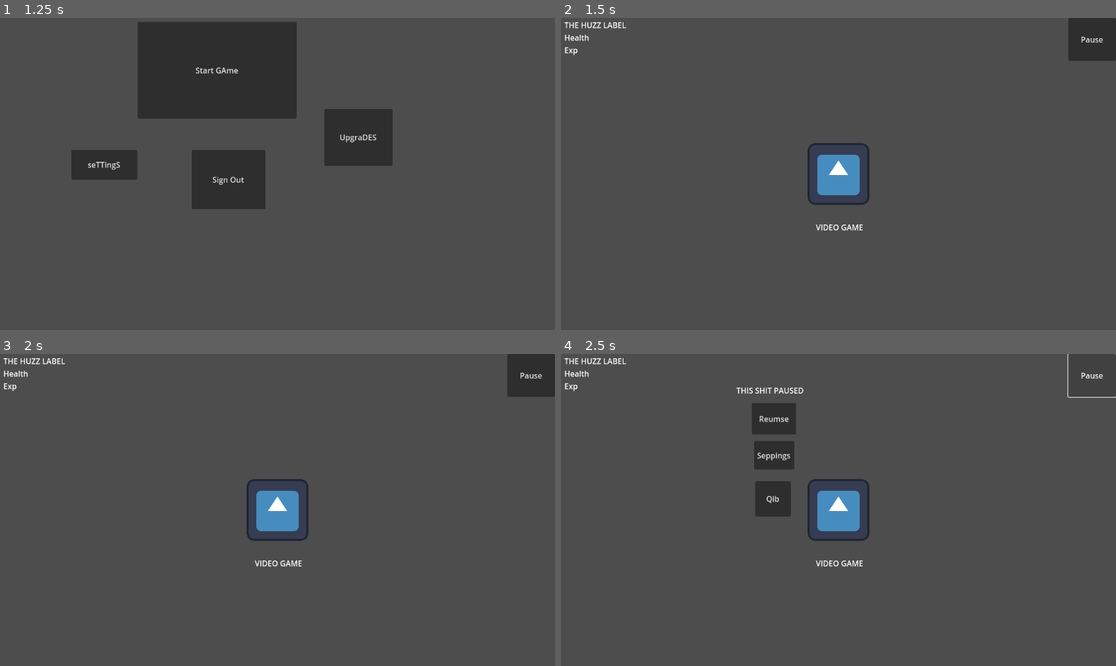
Above: before the commit, frames 1-4 (two rows, left to right).
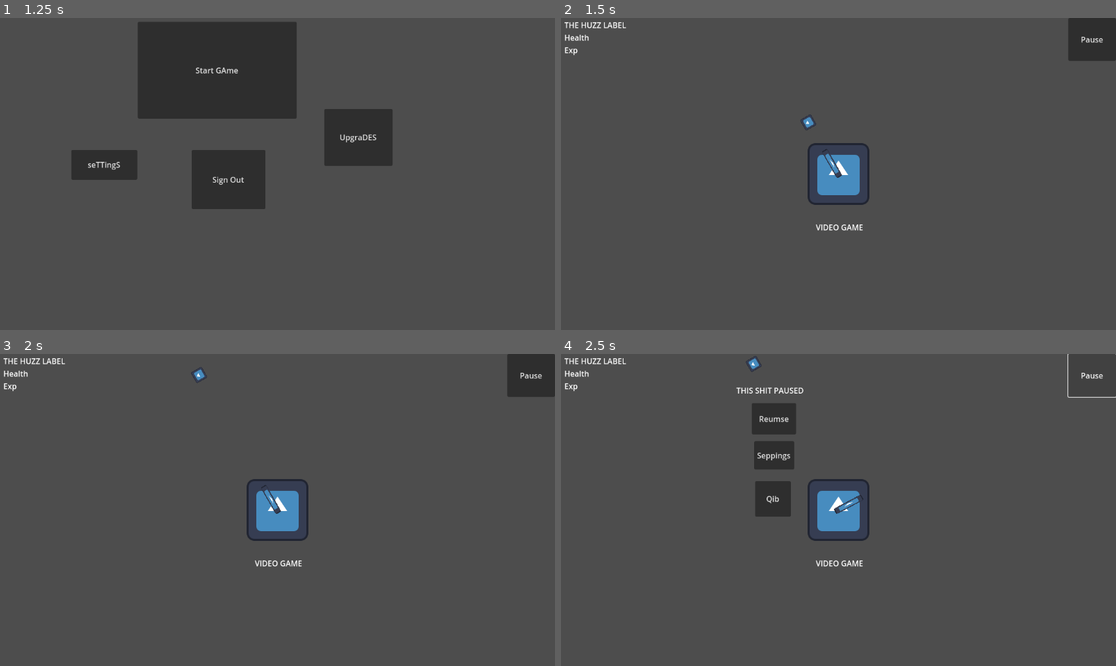
Above: after the commit, the same moments.

Repository: BransonClendenen/3390Project3
Game: Godot game, scene res://Scenes/Game/Root.tscn
The game is run twice, just before and just after one commit, with the same random seed, the same clock (stepped at 60 frames per second) and the same inputs. The engine's default icon, where the game draws it, is replaced by a stand-in: a white triangle on a blue panel in a dark square.
Inputs:
- Up to frame 1 (1.25 s): click "Create Account" at 0.5 s
- Up to frame 2 (1.5 s): click "Start GAme" at 1.25 s
- Up to frame 3 (2 s): no input
- Up to frame 4 (2.5 s): click "Pause" at 2 s

Frame 1 is identical in both runs. In frame 2, 0.1% of the frame differs, in the area x 43-51%, y 30-52%; in frame 3, 0.1%; in frame 4, 0.1%, in the area x 33-55%, y 0-52%.

Commit message:
Gun and Bullets

Diff:
--- /dev/null
+++ b/3390project3/Scenes/Objects/Bullet.tscn
@@ -0,0 +1,17 @@
+[gd_scene load_steps=3 format=3 uid="uid://kt0faqpkqbuq"]
+
+[ext_resource type="Script" uid="uid://dvadkr8y7chhv" path="res://Scripts/bullet.gd" id="1_nl5gi"]
+[ext_resource type="Texture2D" uid="uid://1gv8uo8vxisp" path="res://Sprites/icon.svg" id="2_82osk"]
+
+[node name="Bullet" type="Node2D"]
+script = ExtResource("1_nl5gi")
+
+[node name="Sprite2D" type="Sprite2D" parent="."]
+scale = Vector2(0.2, 0.2)
+texture = ExtResource("2_82osk")
+
+[node name="Disappear" type="Timer" parent="."]
+one_shot = true
+autostart = true
+
+[connection signal="timeout" from="Disappear" to="." method="_on_disappear_timeout"]
--- /dev/null
+++ b/3390project3/Scenes/Objects/Gun.tscn
@@ -0,0 +1,21 @@
+[gd_scene load_steps=3 format=3 uid="uid://r2ueiljgmk1s"]
+
+[ext_resource type="Script" uid="uid://c84iv5xuohkwn" path="res://Scripts/gun.gd" id="1_2ccpx"]
+[ext_resource type="Texture2D" uid="uid://1gv8uo8vxisp" path="res://Sprites/icon.svg" id="2_igv10"]
+
+[node name="Gun" type="Node2D"]
+script = ExtResource("1_2ccpx")
+
+[node name="Sprite2D" type="Sprite2D" parent="."]
+position = Vector2(25, 0)
+scale = Vector2(0.5, 0.1)
+texture = ExtResource("2_igv10")
+
+[node name="Cooldown" type="Timer" parent="."]
+wait_time = 2.5
+one_shot = true
+
+[node name="Muzzle" type="Marker2D" parent="."]
+position = Vector2(57, 0)
+
+[connection signal="timeout" from="Cooldown" to="." method="_on_cooldown_timeout"]
--- a/3390project3/Scenes/Objects/Player.tscn
+++ b/3390project3/Scenes/Objects/Player.tscn
@@ -1,7 +1,8 @@
-[gd_scene load_steps=4 format=3 uid="uid://c3bkcex6dxlrm"]
+[gd_scene load_steps=5 format=3 uid="uid://c3bkcex6dxlrm"]
 
 [ext_resource type="Script" uid="uid://bcc5pq7hew82x" path="res://Scripts/player.gd" id="1_t86h6"]
 [ext_resource type="Texture2D" uid="uid://1gv8uo8vxisp" path="res://Sprites/icon.svg" id="2_5f5w1"]
+[ext_resource type="PackedScene" uid="uid://r2ueiljgmk1s" path="res://Scenes/Objects/Gun.tscn" id="3_5f5w1"]
 
 [sub_resource type="RectangleShape2D" id="RectangleShape2D_kvv6r"]
 size = Vector2(118, 115)
@@ -15,3 +16,6 @@
 [node name="CollisionShape2D" type="CollisionShape2D" parent="."]
 position = Vector2(1, -1.5)
 shape = SubResource("RectangleShape2D_kvv6r")
+
+[node name="Gun" parent="." instance=ExtResource("3_5f5w1")]
+position = Vector2(-1, 0)
--- /dev/null
+++ b/3390project3/Scripts/bullet.gd
@@ -0,0 +1,10 @@
+extends Node2D
+
+const SPEED: int = 400
+
+# Called every frame. 'delta' is the elapsed time since the previous frame.
+func _process(delta: float) -> void:
+	position += transform.x * SPEED * delta
+
+func _on_disappear_timeout() -> void:
+	queue_free()
--- /dev/null
+++ b/3390project3/Scripts/gun.gd
@@ -0,0 +1,27 @@
+extends Node2D
+
+var is_ready: bool = true
+const BULLET = preload("res://Scenes/Objects/Bullet.tscn")
+@onready var cooldown: Timer = $Cooldown
+@onready var muzzle: Marker2D = $Muzzle
+
+func _on_cooldown_timeout() -> void:
+	is_ready = true
+
+# Called every frame. 'delta' is the elapsed time since the previous frame.
+func _process(delta: float) -> void:
+	look_at(get_global_mouse_position())
+
+	rotation_degrees = wrap(rotation_degrees,0,360)
+	if rotation_degrees > 90 and rotation_degrees < 270:
+		scale.y = -1
+	else:
+		scale.y = 1
+
+	if is_ready == true:
+		var bullet_instance = BULLET.instantiate()
+		get_tree().root.add_child(bullet_instance)
+		bullet_instance.global_position = muzzle.global_position
+		bullet_instance.rotation = rotation
+		is_ready = false
+		cooldown.start()
Not shown, added: 3390project3/Scripts/bullet.gd.uid
Not shown, added: 3390project3/Scripts/gun.gd.uid
